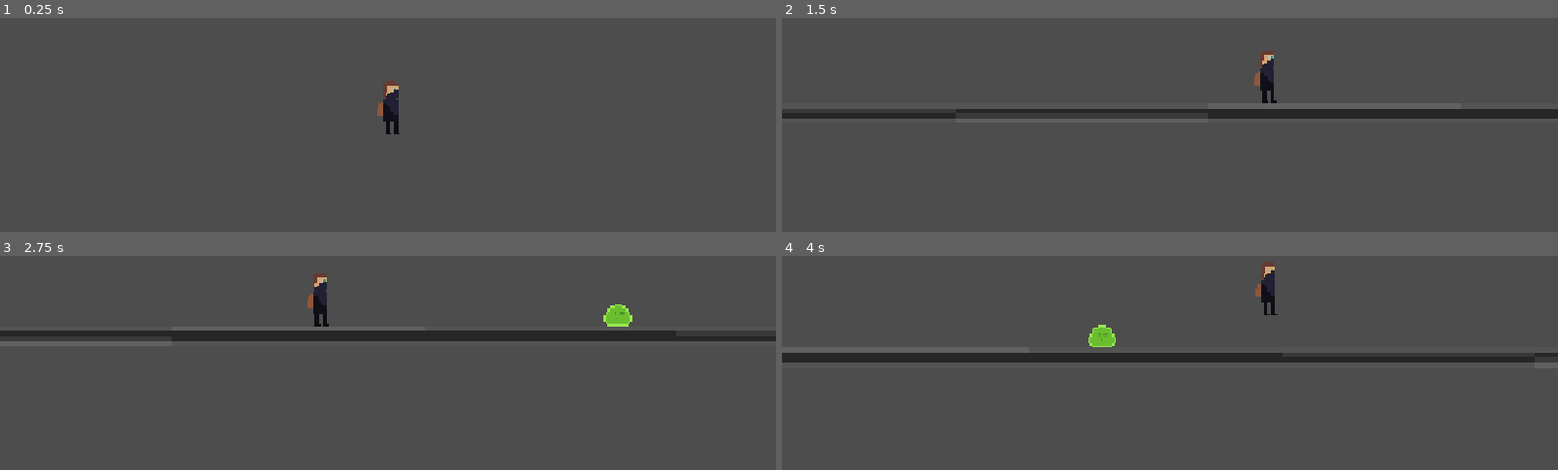
Above: before the commit, frames 1-4 (two rows, left to right).
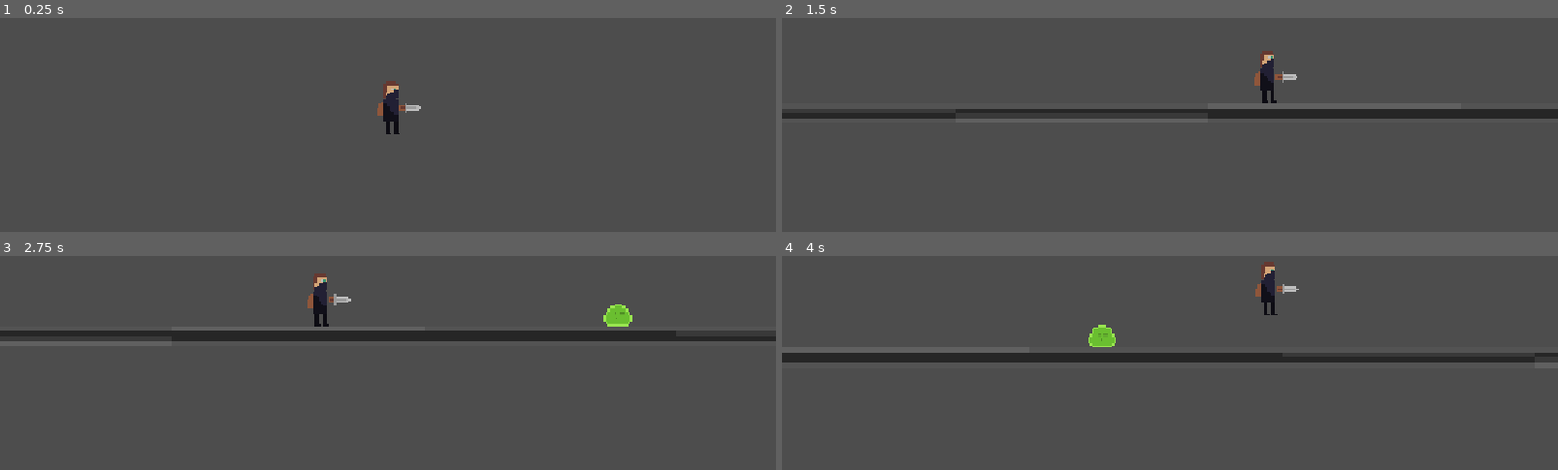
Above: after the commit, the same moments.

Repository: Throwablebrick/cave-game
Game: Godot game, scene res://scenes/test.tscn
Two runs of this game, one before a commit and one after it. Both use one fixed random seed, a clock stepped at 60 frames per second and the inputs below.
Inputs:
- Up to frame 1 (0.25 s): no input
- Up to frame 2 (1.5 s): tap Enter (ui_accept) at 0.5, 0.77 s; hold Right (ui_right) from 0.53 s (still down)
- Up to frame 3 (2.75 s): tap Enter (ui_accept) at 1.52 s; release Right (ui_right) at 2.03 s; hold Left (ui_left) from 2.03 s (still down)
- Up to frame 4 (4 s): release Left (ui_left) at 2.78 s; hold Right (ui_right) from 2.78 s (still down); tap Enter (ui_accept) at 3.02, 3.77 s

The runs differ from the first frame. In frame 1, less than 0.1% of the frame differs, in the area x 51-55%, y 39-45%; in frame 2, less than 0.1%; in frame 3, less than 0.1%, in the area x 42-46%, y 17-24%; in frame 4, less than 0.1%.

Commit message:
just added a sword

Diff:
--- a/scenes/player.tscn
+++ b/scenes/player.tscn
@@ -1,16 +1,17 @@
-[gd_scene load_steps=6 format=3 uid="uid://c7fhny8wdjn3"]
+[gd_scene load_steps=7 format=3 uid="uid://c7fhny8wdjn3"]
 
 [ext_resource type="Script" uid="uid://uxg4hkbegm4p" path="res://scripts/character_body_2d.gd" id="1_onrkg"]
 [ext_resource type="Texture2D" uid="uid://bnjynkt4lkvre" path="res://art/player.png" id="2_g2els"]
+[ext_resource type="Texture2D" uid="uid://bmf86sohw3h43" path="res://art/Sword.png" id="3_qhqgy"]
 
 [sub_resource type="RectangleShape2D" id="RectangleShape2D_onrkg"]
 size = Vector2(10, 26)
 
-[sub_resource type="RectangleShape2D" id="RectangleShape2D_g2els"]
-size = Vector2(21.75, 4.25)
-
 [sub_resource type="RectangleShape2D" id="RectangleShape2D_i3pqv"]
 size = Vector2(8, 24)
+
+[sub_resource type="RectangleShape2D" id="RectangleShape2D_g2els"]
+size = Vector2(4, 11)
 
 [node name="CharacterBody2D" type="CharacterBody2D"]
 collision_layer = 2
@@ -21,13 +22,6 @@
 
 [node name="Sprite2D" type="Sprite2D" parent="."]
 texture = ExtResource("2_g2els")
-
-[node name="Area2D2" type="Area2D" parent="Sprite2D"]
-
-[node name="CollisionShape2D" type="CollisionShape2D" parent="Sprite2D/Area2D2"]
-position = Vector2(16, 0.125)
-shape = SubResource("RectangleShape2D_g2els")
-disabled = true
 
 [node name="Camera2D" type="Camera2D" parent="."]
 zoom = Vector2(3, 3)
@@ -41,4 +35,16 @@
 [node name="CollisionShape2D" type="CollisionShape2D" parent="Area2D"]
 shape = SubResource("RectangleShape2D_i3pqv")
 
+[node name="Sprite2D2" type="Sprite2D" parent="."]
+position = Vector2(11, 0)
+rotation = 1.5708
+texture = ExtResource("3_qhqgy")
+
+[node name="Area2D2" type="Area2D" parent="Sprite2D2"]
+
+[node name="CollisionShape2D" type="CollisionShape2D" parent="Sprite2D2/Area2D2"]
+position = Vector2(0, 0.5)
+shape = SubResource("RectangleShape2D_g2els")
+disabled = true
+
 [connection signal="body_entered" from="Area2D" to="." method="_on_area_2d_body_entered"]
Binary file added: art/Sword.png
Not shown, added: art/Sword.png.import
